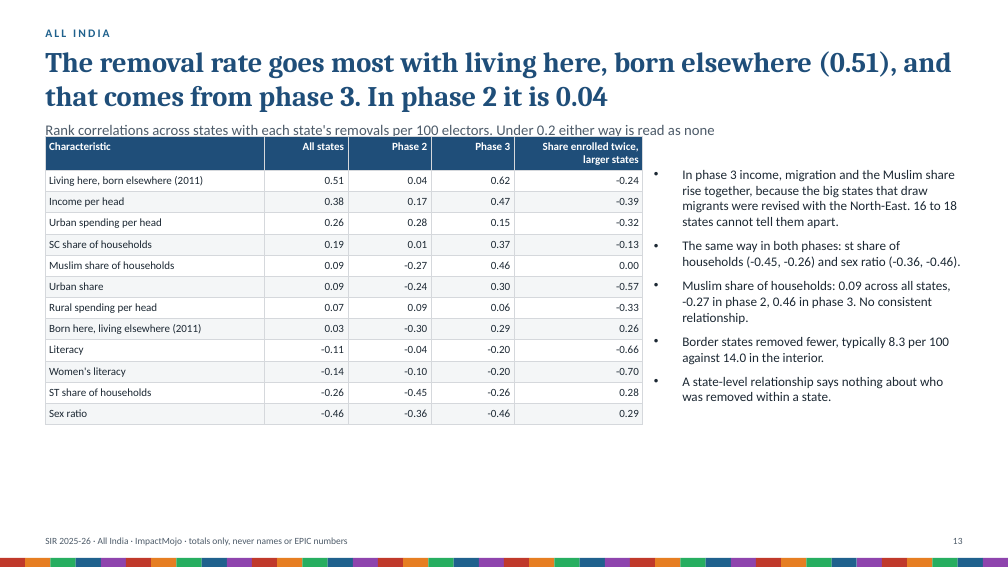
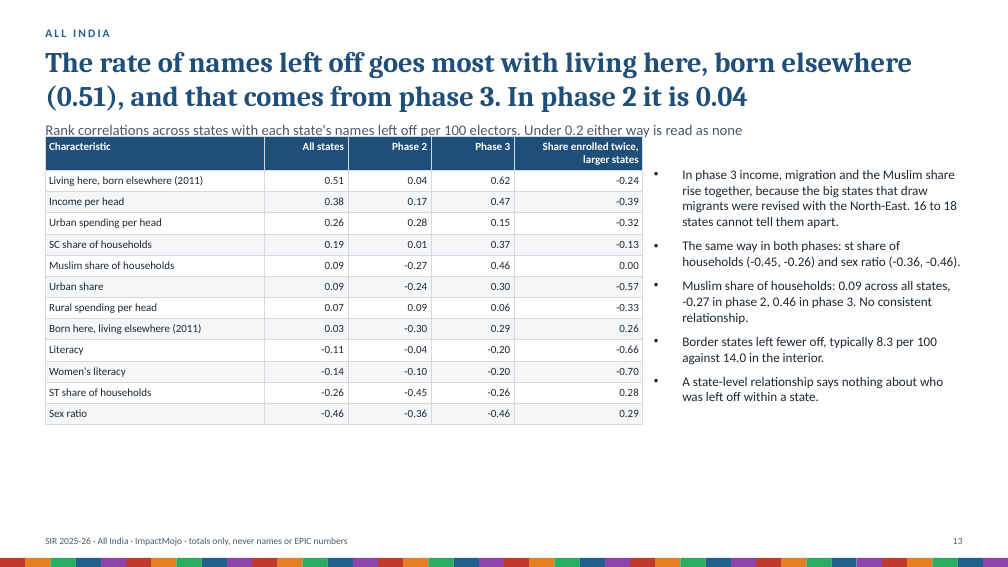
Before and after one commit to Varnasr/INDIA-DATA, a slide deck: slide 13 of reports/sir-india-deck.pptx. Drawn at 1008x567 pixels with LibreOffice and Linux fonts; fonts in the diff are those of the drawing. Boxes give left, top, right and bottom in pixels: in the first picture for what was removed or moved away, otherwise in the second. Text is boxed around its words. In the diff, an @@ line names an element or a change of style, - is before the commit and + after.

```diff
--- a/reports/sir-india-deck.pptx
+++ b/reports/sir-india-deck.pptx
@@ text at (45, 52, 913, 112): text changed @@
-The removal rate goes most with living here, born elsewhere (0.51), and that comes from phase 3. In phase 2 it is 0.04
+The rate of names left off goes most with living here, born elsewhere (0.51), and that comes from phase 3. In phase 2 it is 0.04
@@ text at (45, 125, 743, 140): text changed @@
-Rank correlations across states with each state's removals per 100 electors. Under 0.2 either way is read as none
+Rank correlations across states with each state's names left off per 100 electors. Under 0.2 either way is read as none
@@ text at (682, 337, 943, 401): text changed @@
-• Border states removed fewer, typically 8.3 per 100 against 14.0 in the interior.
-• A state-level relationship says nothing about who was removed within a state.
+• Border states left fewer off, typically 8.3 per 100 against 14.0 in the interior.
+• A state-level relationship says nothing about who was left off within a state.
```
Also in this commit, not shown: 18 other slides changed, 44 other files.
